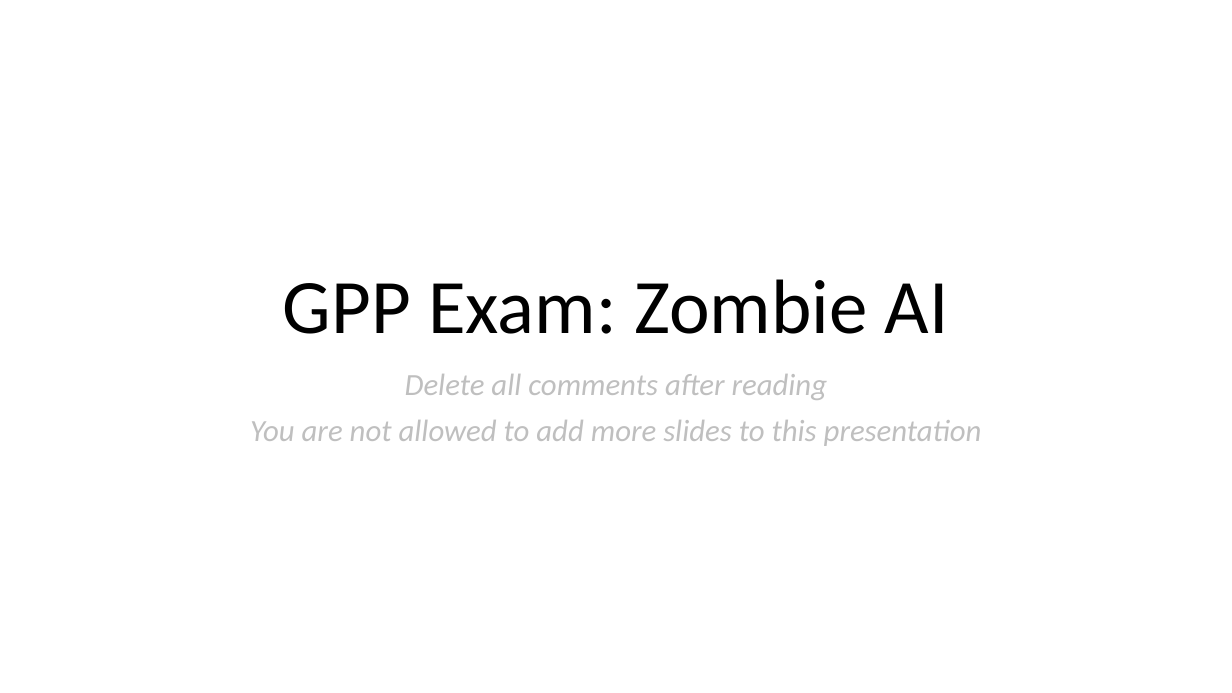
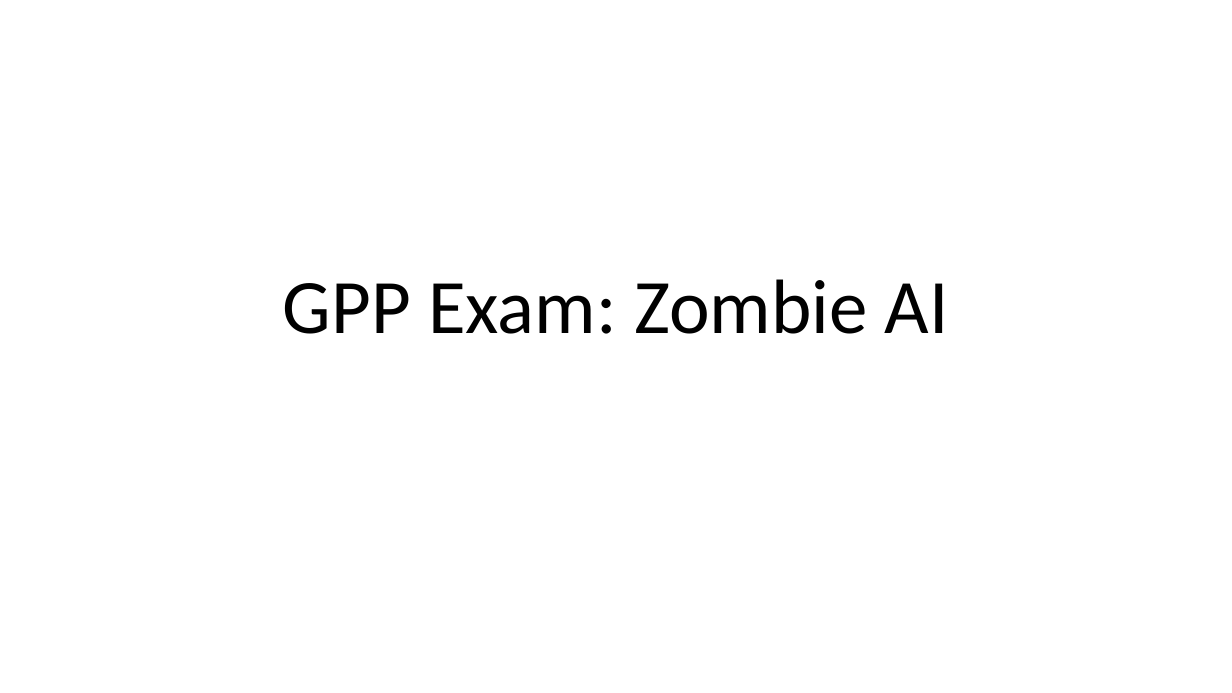
Before and after one commit to WiemeJarne/DAE, a slide deck: slide 1 of sem_3/Gameplay_Prog/GPP_Exam/GPP_ZombieAI_LastNameFirstName_2DAEXX.pptx. Drawn at 1232x693 pixels with LibreOffice and Linux fonts; fonts in the diff are those of the drawing. Boxes give left, top, right and bottom in pixels: in the first picture for what was removed or moved away, otherwise in the second. Text is boxed around its words. In the diff, an @@ line names an element or a change of style, - is before the commit and + after.

Commit message:
gpp zombieGame behavior for purgeZones added, begonnen aan pp gpp zombieGame

```diff
--- a/sem_3/Gameplay_Prog/GPP_Exam/GPP_ZombieAI_LastNameFirstName_2DAEXX.pptx
+++ b/sem_3/Gameplay_Prog/GPP_Exam/GPP_ZombieAI_LastNameFirstName_2DAEXX.pptx
@@ subtitle removed at (x1=250, y1=374, x2=982, y2=446) @@
-Delete all comments after reading
-You are not allowed to add more slides to this presentation
```
Also in this commit, not shown: 2 other slides changed, 3 other files.
